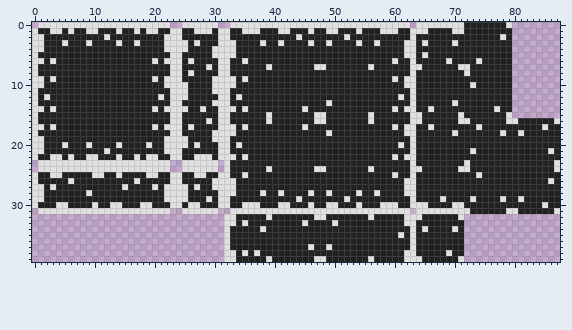
File history of a sprite sheet, assets/Tileset_Cave.png. Above, as it was before the edit.
The file is 88x40 pixels.
The result:
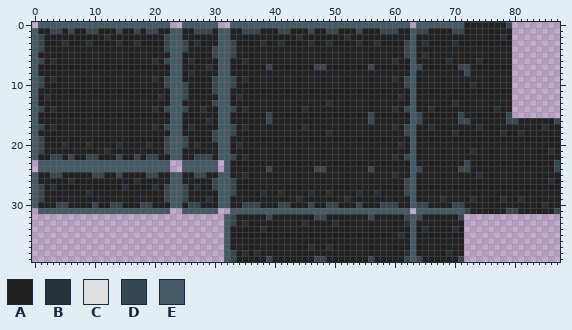
Palette (. is transparent): A #212121  B #263238  C #e0e0e0  D #37474f  E #455a64
Difference:
y 0: x 1..22 CCCCCCCCCCCCCCCCCCCCCC -> EEEEEEEEEEEEEEEEEEEEEE; x 25..30 CCCCCC -> EEEEEE; x 33..62 CCCCCCCCCCCCCCCCCCCCCCCCCCCCCC -> EEEEEEEEEEEEEEEEEEEEEEEEEEEEEE; x 64..71 CCCCCCCC -> EEEEEEEE; x 79 C -> D
y 1: x 0 C -> E; x 3..4 CC -> DD; x 6 C -> D; x 9..10 CC -> DD; x 14 C -> D; x 17 C -> D; x 19..20 CC -> DD; x 23..24 CC -> EE; x 27..29 CCC -> DDD; x 31..32 CC -> EE; x 35..37 CCC -> DDD; x 41..42 CC -> DD; x 46 C -> D; x 49..50 CC -> DD; x 54 C -> D; x 58..60 CCC -> DDD; x 63..65 CCC -> EDD; x 70..71 CC -> DD
y 2: x 0..1 CC -> ED; x 12 C -> B; x 22..24 CCC -> DEE; x 31..32 CC -> EE; x 44 C -> B; x 52 C -> B; x 63 C -> E; x 78 C -> B
y 3: x 0..1 CC -> ED; x 5 C -> B; x 9 C -> B; x 14 C -> B; x 17 C -> B; x 22..25 CCCC -> DEED; x 27 C -> B; x 31..33 CCC -> EED; x 38 C -> B; x 41 C -> B; x 46 C -> B; x 49 C -> B; x 54 C -> B; x 57 C -> B; x 62..63 CC -> DE; x 65 C -> B; x 70 C -> B
y 4: x 0..1 CC -> ED; x 22..25 CCCC -> DEED; x 30..33 CCCC -> DEED; x 62..63 CC -> DE
y 5: x 0 C -> E; x 23..24 CC -> EE; x 30..33 CCCC -> DEED; x 62..63 CC -> DE; x 65 C -> B
y 6: x 0..1 CC -> ED; x 3 C -> B; x 20 C -> B; x 22..24 CCC -> DEE; x 26 C -> B; x 31..32 CC -> EE; x 35 C -> B; x 60 C -> B; x 63 C -> E; x 69 C -> B; x 74 C -> B
y 7: x 0 C -> E; x 23..24 CC -> EE; x 29 C -> B; x 31..32 CC -> EE; x 39 C -> D; x 47..48 CC -> DD; x 56 C -> D; x 63..64 CC -> ED; x 71..72 CC -> DD
y 8: x 0 C -> E; x 23..24 CC -> EE; x 26 C -> B; x 31..32 CC -> EE; x 63 C -> E; x 72 C -> D
y 9: x 0..1 CC -> ED; x 3 C -> B; x 20 C -> B; x 22..24 CCC -> DEE; x 30..33 CCCC -> DEED; x 35 C -> B; x 60 C -> B; x 62..63 CC -> DE
y 10: x 0..1 CC -> ED; x 22..25 CCCC -> DEED; x 30..33 CCCC -> DEED; x 62..63 CC -> DE; x 73 C -> B
y 11: x 0 C -> E; x 23..25 CCC -> EED; x 30..32 CCC -> DEE; x 63 C -> E
y 12: x 0 C -> E; x 2 C -> B; x 21 C -> B; x 23..25 CCC -> EED; x 31..32 CC -> EE; x 34 C -> B; x 61 C -> B; x 63 C -> E
y 13: x 0 C -> E; x 23..24 CC -> EE; x 30..32 CCC -> DEE; x 49 C -> B; x 63 C -> E; x 70 C -> B
y 14: x 0..1 CC -> ED; x 3 C -> B; x 20 C -> B; x 22..25 CCCC -> DEED; x 28 C -> B; x 31..33 CCC -> EED; x 35 C -> B; x 45 C -> B; x 60 C -> B; x 62..63 CC -> DE; x 66 C -> B; x 77 C -> B
y 15: x 0 C -> E; x 23..24 CC -> EE; x 31..32 CC -> EE; x 39 C -> D; x 47..48 CC -> AA; x 56 C -> D; x 63..64 CC -> ED; x 71 C -> D; x 79 C -> D
y 16: x 0 C -> E; x 23..24 CC -> EE; x 29 C -> B; x 31..32 CC -> EE; x 39 C -> D; x 47..48 CC -> AA; x 56 C -> D; x 63..64 CC -> ED; x 71..72 CC -> DD; x 79..80 CC -> DD; x 87 C -> D
y 17: x 0..1 CC -> ED; x 3 C -> B; x 20 C -> B; x 22..24 CCC -> DEE; x 26 C -> B; x 31..33 CCC -> EED; x 35 C -> B; x 45 C -> B; x 60 C -> B; x 62..63 CC -> DE; x 66 C -> B; x 74 C -> B; x 85 C -> B
y 18: x 0 C -> E; x 23..24 CC -> EE; x 30..33 CCCC -> DEED; x 49 C -> B; x 62..63 CC -> DE; x 70 C -> B; x 78 C -> B; x 81 C -> B
y 19: x 0..1 CC -> ED; x 22..25 CCCC -> DEED; x 30..32 CCC -> DEE; x 63 C -> E
y 20: x 0..1 CC -> ED; x 5 C -> B; x 9 C -> B; x 14 C -> B; x 19 C -> B; x 22..25 CCCC -> DEED; x 27 C -> B; x 31..32 CC -> EE; x 34 C -> B; x 61 C -> B; x 63 C -> E
y 21: x 0..1 CC -> ED; x 12 C -> B; x 22..24 CCC -> DEE; x 31..32 CC -> EE; x 63 C -> E; x 73 C -> B; x 86 C -> B
y 22: x 0 C -> E; x 3..4 CC -> DD; x 6 C -> D; x 9..10 CC -> DD; x 14 C -> D; x 17 C -> D; x 19..20 CC -> DD; x 23..24 CC -> EE; x 27..29 CCC -> DDD; x 31..33 CCC -> EED; x 35 C -> B; x 60 C -> B; x 62..63 CC -> DE
y 23: x 1..22 CCCCCCCCCCCCCCCCCCCCCC -> EEEEEEEEEEEEEEEEEEEEEE; x 25..30 CCCCCC -> EEEEEE; x 32 C -> E; x 63 C -> E; x 72 C -> D; x 87 C -> D
y 24: x 1..22 CCCCCCCCCCCCCCCCCCCCCC -> EEEEEEEEEEEEEEEEEEEEEE; x 25..30 CCCCCC -> EEEEEE; x 32 C -> E; x 39 C -> D; x 47..48 CC -> DD; x 56 C -> D; x 63..64 CC -> ED; x 71..72 CC -> DD; x 87 C -> D
y 25: x 0 C -> E; x 3..4 CC -> DD; x 10..11 CC -> DD; x 14 C -> D; x 19..20 CC -> DD; x 23..24 CC -> EE; x 27..28 CC -> DD; x 31..32 CC -> EE; x 35 C -> B; x 60 C -> B; x 63 C -> E; x 74 C -> B
y 26: x 0 C -> E; x 6 C -> B; x 17 C -> B; x 23..24 CC -> EE; x 30..33 CCCC -> DEED; x 62..63 CC -> DE; x 86 C -> B
y 27: x 0..1 CC -> ED; x 3 C -> B; x 15 C -> B; x 20 C -> B; x 22..25 CCCC -> DEED; x 27 C -> B; x 30..33 CCCC -> DEED; x 62..63 CC -> DE
y 28: x 0..1 CC -> ED; x 9 C -> B; x 22..25 CCCC -> DEED; x 31..33 CCC -> EED; x 38 C -> B; x 41 C -> B; x 46 C -> B; x 49 C -> B; x 54 C -> B; x 57 C -> B; x 62..63 CC -> DE
y 29: x 0..1 CC -> ED; x 22..25 CCCC -> DEED; x 29 C -> B; x 31..32 CC -> EE; x 44 C -> B; x 52 C -> B; x 63 C -> E; x 68 C -> B; x 73 C -> B; x 78 C -> B; x 81 C -> B
y 30: x 0 C -> E; x 4..5 CC -> DD; x 10 C -> D; x 13..14 CC -> DD; x 18..19 CC -> DD; x 23..24 CC -> EE; x 26..27 CC -> DD; x 31..32 CC -> EE; x 35..37 CCC -> DDD; x 41..42 CC -> DD; x 46 C -> D; x 49..50 CC -> DD; x 54 C -> D; x 58..60 CCC -> DDD; x 63..65 CCC -> EDD; x 70..71 CC -> DD; x 85 C -> B
y 31: x 1..22 CCCCCCCCCCCCCCCCCCCCCC -> EEEEEEEEEEEEEEEEEEEEEE; x 25..30 CCCCCC -> EEEEEE; x 33..62 CCCCCCCCCCCCCCCCCCCCCCCCCCCCCC -> EEEEEEEEEEEEEEEEEEEEEEEEEEEEEE; x 64..72 CCCCCCCCC -> EEEEEEEED; x 79..80 CC -> DD; x 87 C -> D
y 32: x 32..33 CC -> ED; x 39 C -> D; x 47..48 CC -> DD; x 56 C -> D; x 62..64 CCC -> DED; x 71 C -> D
y 33: x 32..33 CC -> ED; x 35 C -> B; x 45 C -> B; x 50 C -> B; x 62..63 CC -> BE
y 34: x 32 C -> E; x 38 C -> B; x 63 C -> E; x 65 C -> B; x 70 C -> B
y 35: x 32 C -> E; x 61 C -> B; x 63 C -> E
y 36: x 32 C -> E; x 63 C -> E
y 37: x 32 C -> E; x 46 C -> B; x 49 C -> B; x 63 C -> E
y 38: x 32..33 CC -> ED; x 35 C -> B; x 37 C -> B; x 62..63 CC -> BE; x 69 C -> B
y 39: x 32..33 CC -> ED; x 39 C -> D; x 47..48 CC -> DD; x 56 C -> D; x 62..64 CCC -> DED; x 71 C -> D
